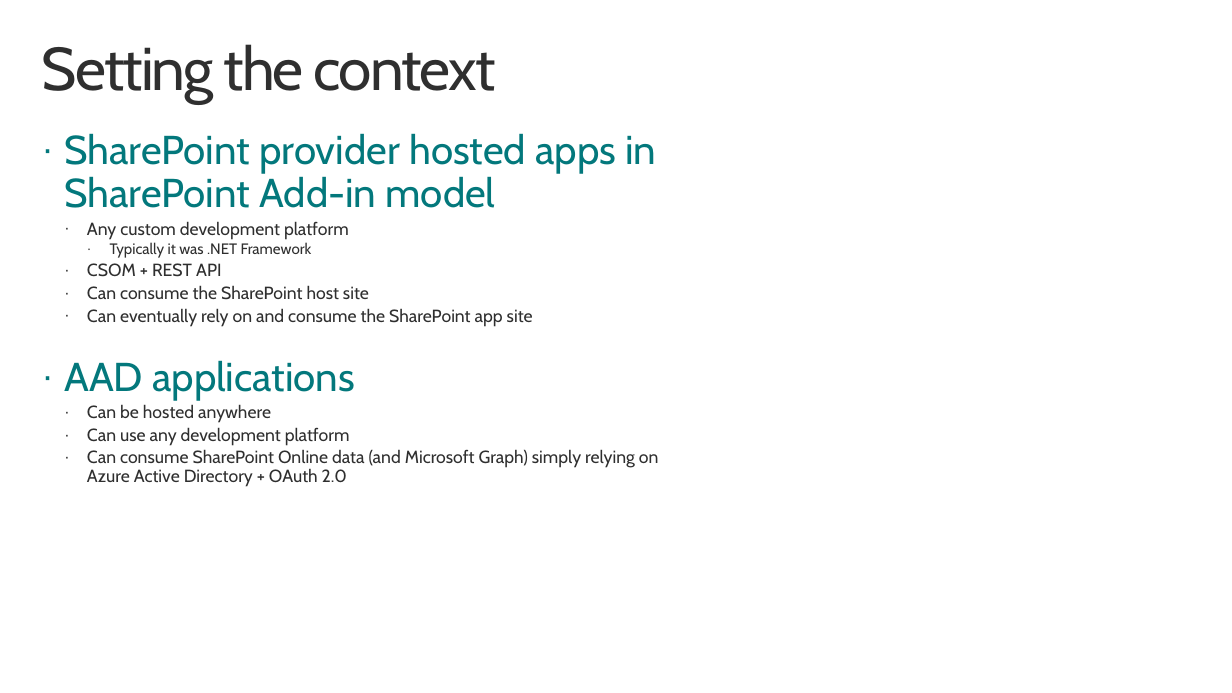
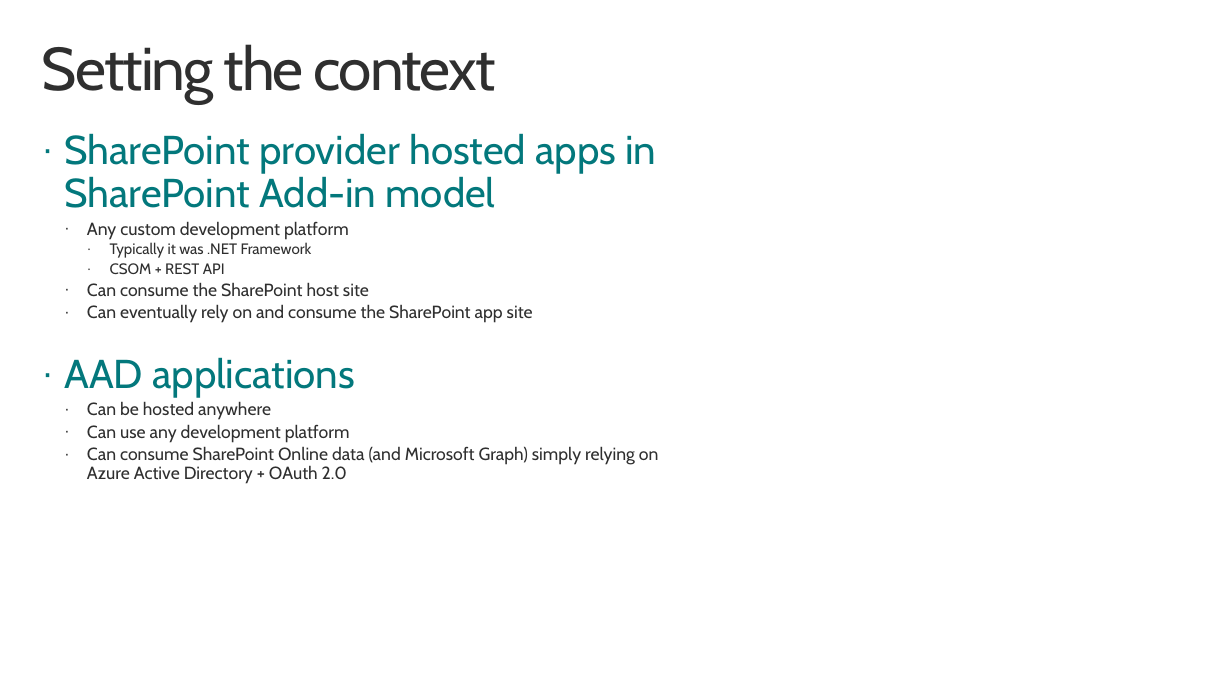
Before and after one commit to pnp/addin-transformation-guidance, a slide deck: slide 2 of presentations/From-Provider-Hosted-to-AAD-applications.pptx. Drawn at 1232x693 pixels with LibreOffice and Linux fonts; fonts in the diff are those of the drawing; background and template pictures are left out. Boxes give left, top, right and bottom in pixels: in the first picture for what was removed or moved away, otherwise in the second. Text is boxed around its words. In the diff, an @@ line names an element or a change of style, - is before the commit and + after.

```diff
--- a/presentations/From-Provider-Hosted-to-AAD-applications.pptx
+++ b/presentations/From-Provider-Hosted-to-AAD-applications.pptx
@@ text at [110, 263, 225, 274]: size 14 to 12 pt in "CSOM + REST API"; list level 2 to 3 in "CSOM + REST API" @@
```
Also in this commit, not shown: 3 other slides changed, 3 other files.
